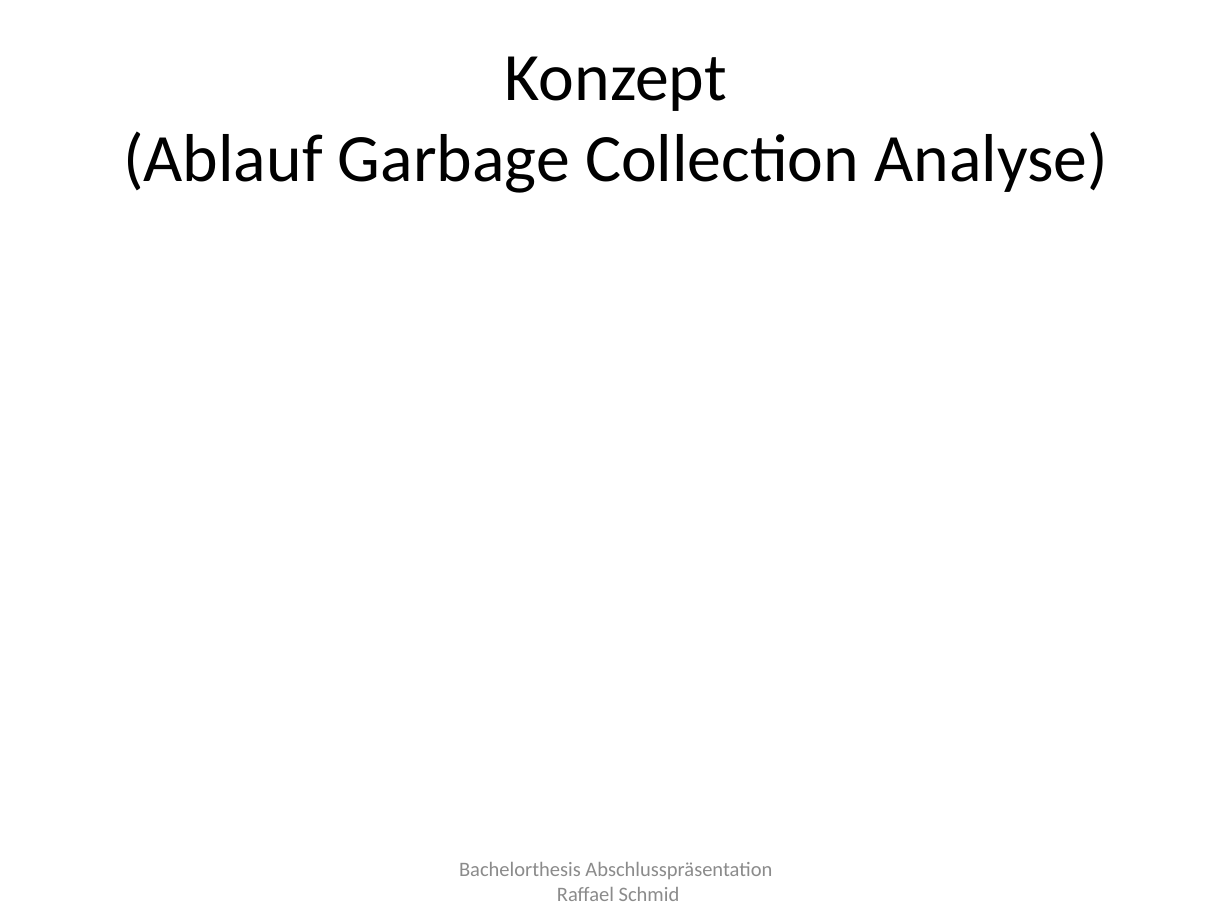
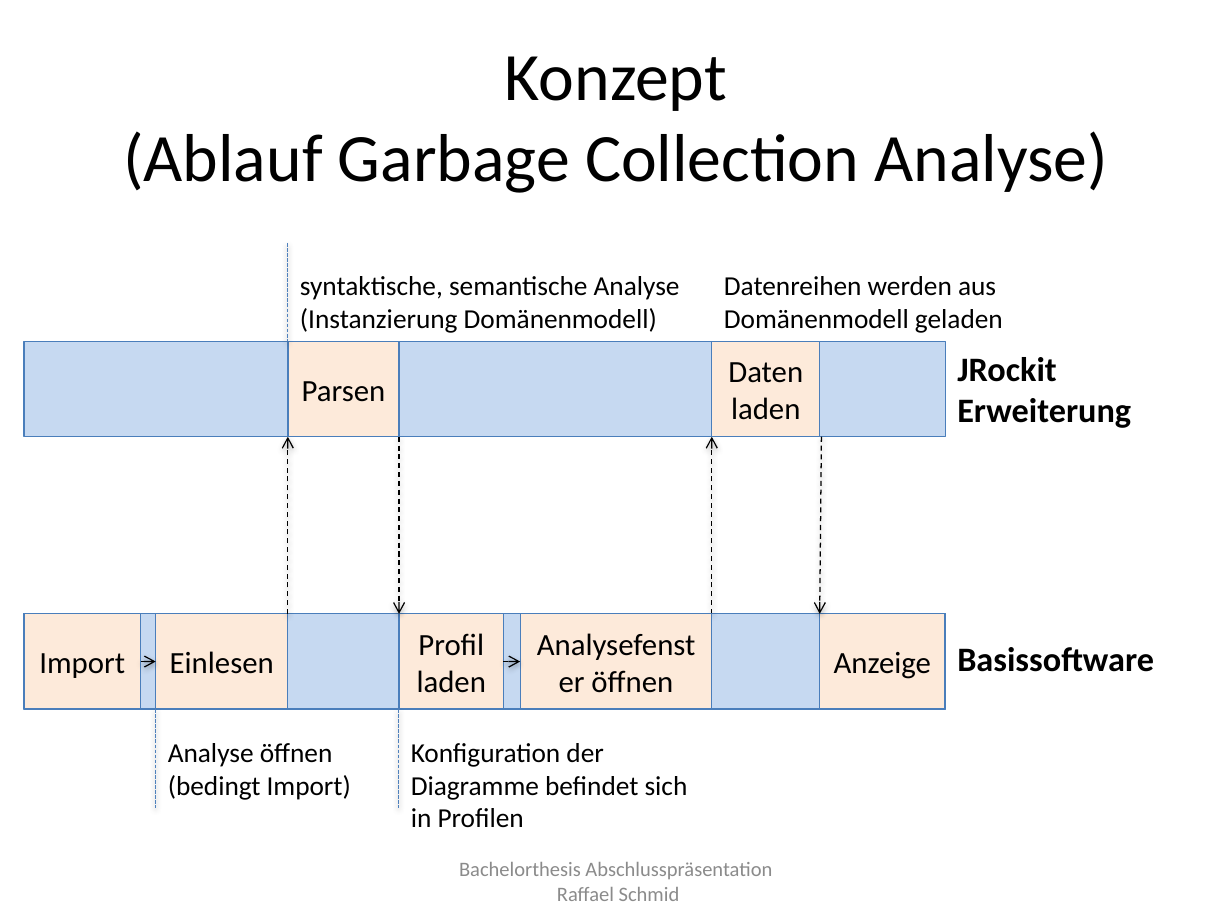
Before and after one commit to raffaelschmid/bachelorthesis, a slide deck: slide 11 of Dokumentation/Abschlusspraesentation/rschmid_bachelorthesis_abschlusspraesentation.pptx. Drawn at 1232x924 pixels with LibreOffice and Linux fonts; fonts in the diff are those of the drawing. Boxes give left, top, right and bottom in pixels: in the first picture for what was removed or moved away, otherwise in the second. Text is boxed around its words. In the diff, an @@ line names an element or a change of style, - is before the commit and + after.

```diff
--- a/Dokumentation/Abschlusspraesentation/rschmid_bachelorthesis_abschlusspraesentation.pptx
+++ b/Dokumentation/Abschlusspraesentation/rschmid_bachelorthesis_abschlusspraesentation.pptx
@@ line added from (288, 243) to (288, 341), #4F81BD 0.75 pt dashed @@
@@ text added at [300,276,680,333], 16 pt, text #000000 @@
+syntaktische, semantische Analyse (Instanzierung Domänenmodell)
@@ text added at [724,276,1003,333], 16 pt, text #000000 @@
+Datenreihen werden aus Domänenmodell geladen
@@ rectangle added at [23,341,945,436], fill #C6D9F1, outline #4B7EBC 0.75 pt @@
@@ rectangle added at [288,341,399,436], fill #FDEADA, outline #4B7EBC 0.75 pt, 18 pt, text #000000 @@
+Parsen
@@ rectangle added at [712,341,821,436], fill #FDEADA, outline #4B7EBC 0.75 pt, 18 pt, text #000000 @@
+Daten laden
@@ text added at [957,357,1131,428], 20 pt, text #000000, bold @@
+JRockit Erweiterung
@@ arrow added from (288, 614) to (288, 436), #000000 0.75 pt dashed @@
@@ arrow added from (399, 436) to (399, 614), #000000 0.75 pt dashed @@
@@ arrow added from (712, 614) to (712, 436), #000000 0.75 pt dashed @@
@@ arrow added from (822, 436) to (819, 614), #000000 0.75 pt dashed @@
@@ rectangle added at [23,614,945,708], fill #C6D9F1, outline #4B7EBC 0.75 pt @@
@@ rectangle added at [23,614,140,708], fill #FDEADA, outline #4B7EBC 0.75 pt, 18 pt, text #000000 @@
+Import
@@ rectangle added at [155,614,287,708], fill #FDEADA, outline #4B7EBC 0.75 pt, 18 pt, text #000000 @@
+Einlesen
@@ rectangle added at [399,614,504,708], fill #FDEADA, outline #4B7EBC 0.75 pt, 18 pt, text #000000 @@
+Profil laden
@@ rectangle added at [520,614,712,708], fill #FDEADA, outline #4B7EBC 0.75 pt, 18 pt, text #000000 @@
+Analysefenster öffnen
@@ rectangle added at [819,614,945,708], fill #FDEADA, outline #4B7EBC 0.75 pt, 18 pt, text #000000 @@
+Anzeige
@@ text added at [957,647,1154,672], 20 pt, text #000000, bold @@
+Basissoftware
@@ arrow added from (140, 662) to (155, 662), #000000 0.75 pt dashed @@
@@ arrow added from (504, 662) to (520, 662), #000000 0.75 pt dashed @@
@@ line added from (155, 710) to (155, 808), #4F81BD 0.75 pt dashed @@
@@ line added from (399, 710) to (399, 808), #4F81BD 0.75 pt dashed @@
@@ text added at [168,743,351,800], 16 pt, text #000000 @@
+Analyse öffnen
+(bedingt Import)
@@ text added at [411,743,688,828], 16 pt, text #000000 @@
+Konfiguration der Diagramme befindet sich in Profilen
```
Also in this commit, not shown: 5 other slides changed, 6 other files.
